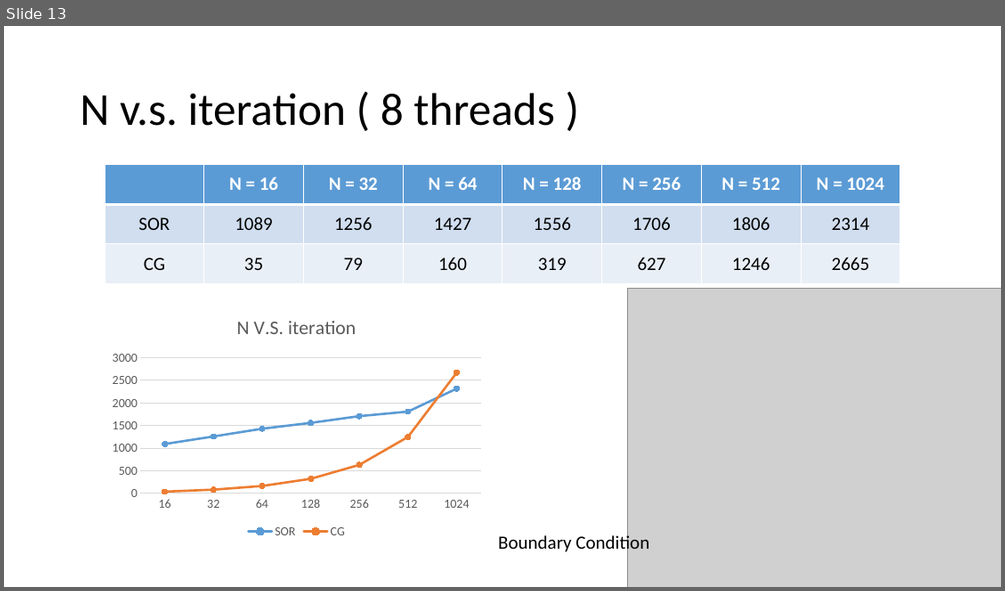
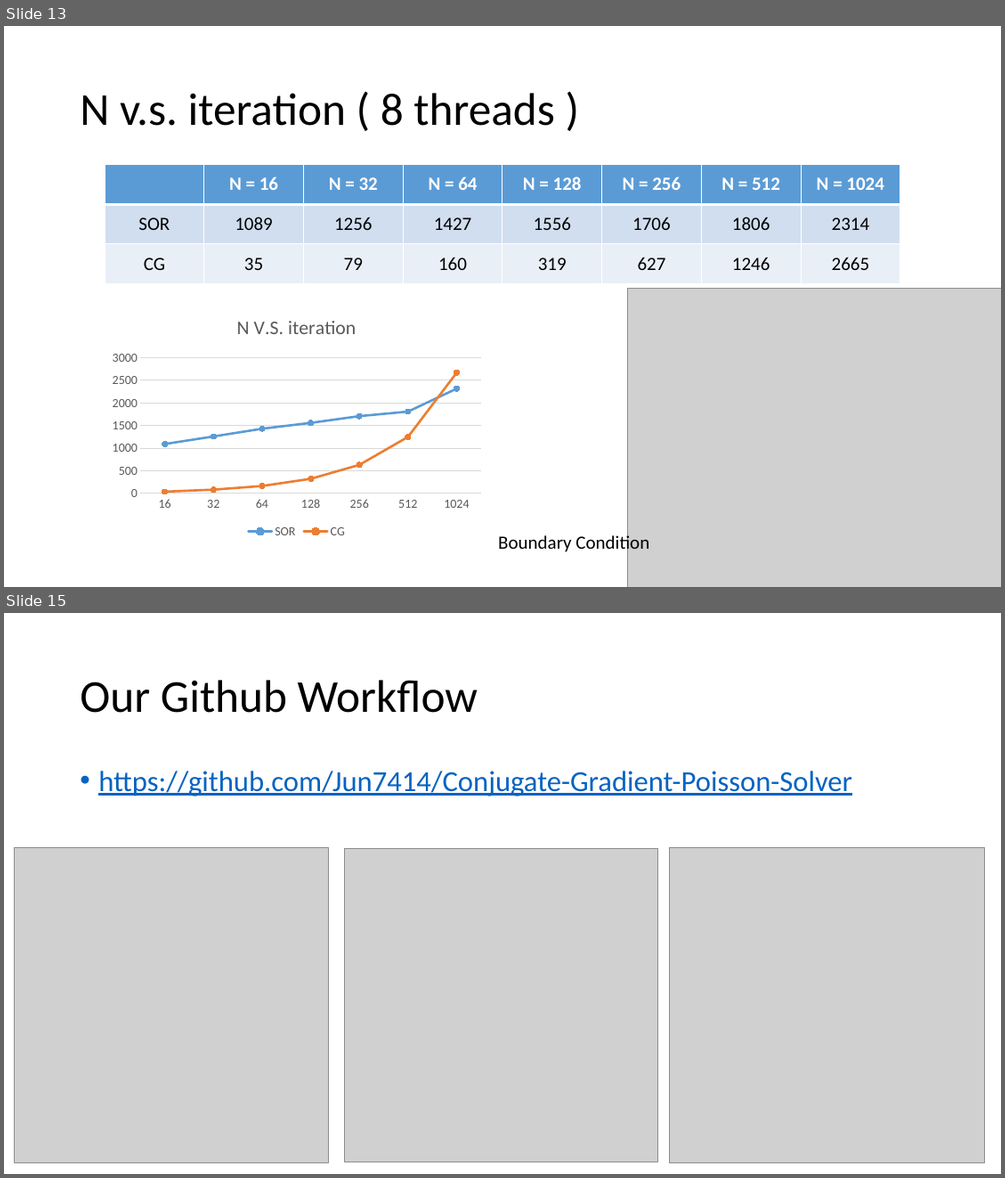
Before and after one commit to Jun7414/Conjugate-Gradient-Poisson-Solver, a slide deck: Final Project - Conjugate Gradient method.pptx. Shown one above the other, each under a label of ours: slide 13 before the commit, slides 13 and 15 after it; the slides between them are not shown. The pictures are 1005x591 and 1005x1178 pixels, drawn with LibreOffice and Linux fonts; fonts in the diff are those of the drawing; grey boxes stand for pictures. Boxes give left, top, right and bottom in pixels: in the first picture for what was removed or moved away, otherwise in the second. Text is boxed around its words. In the diff, an @@ line names an element or a change of style, - is before the commit and + after.

```diff
--- a/Final Project - Conjugate Gradient method.pptx
+++ b/Final Project - Conjugate Gradient method.pptx
@@ slide 15 added at (x1=4, y1=613, x2=1001, y2=1174), background #FFFFFF @@
@@ title added at (x1=80, y1=680, x2=477, y2=713), 44 pt, text #000000 @@
+Our Github Workflow
@@ text added at (x1=98, y1=771, x2=852, y2=796), 28 pt, text #0563C1, underline @@
+• https://github.com/Jun7414/Conjugate-Gradient-Poisson-Solver
@@ picture added at (x1=15, y1=848, x2=328, y2=1163) @@
@@ picture added at (x1=344, y1=849, x2=657, y2=1162) @@
@@ picture added at (x1=670, y1=848, x2=985, y2=1163) @@
```
Also in this commit, not shown: 2 slides changed, 4 other files.
